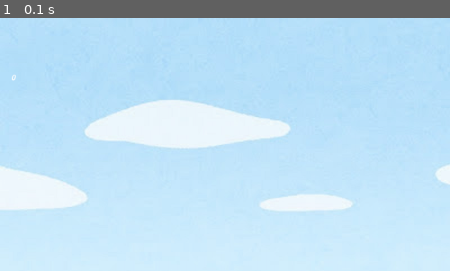
Above: before the commit, frame 1.
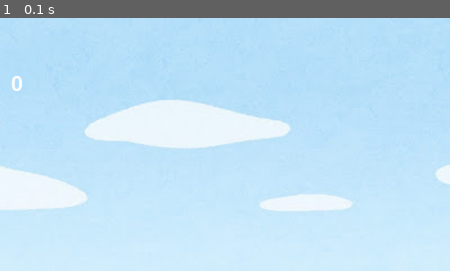
Above: after the commit, the same moment.

Repository: c0b2107909/ProjExD
Game: pygame game, started from ex05/fight_kokaton.py
The game is run twice, just before and just after one commit, with the same random seed, the same clock (stepped at 60 frames per second) and the same inputs.
Inputs:
- Up to frame 1 (0.1 s): no input
The pictures show only the part of the screen within x 0-50%, y 0-50%; the shares and areas given below are measured in that part.

The runs differ from the first frame. In frame 1, less than 0.1% of the frame differs, in the area x 2-5%, y 22-29%.

Commit message:
改行を追加 #14

Diff:
--- a/ex05/fight_kokaton.py
+++ b/ex05/fight_kokaton.py
@@ -1,6 +1,7 @@
 import pygame as pg
 import sys
 from random import randint
+
 
 class Screen:
     def __init__(self, title, wh, bgimg):
@@ -85,12 +86,11 @@
 class Score:
     def __init__(self):
         self.num = 0
-        self.font = pg.font.Font(None, 20)
-        self.font.set_italic(1)
-        self.font = self.font.render(str(self.num), True, "White")
+        self.font = pg.font.Font(None, 55)
+        self.text = self.font.render(f"{self.num}", True, (255,255,255))   # 描画する文字列の設定
 
     def update(self, scr:Screen):
-        scr.sfc.blit(self.font, (20, 100))
+        scr.sfc.blit(self.text, [20, 100])# 文字列の表示位置
 
     def plus(self):
         self.num += 1
@@ -121,9 +121,10 @@
 
     score = Score()
 
+    pg.display.update()
+
     clock = pg.time.Clock()
     while True:
-
         scr.blit()
 
         for event in pg.event.get():
@@ -145,7 +146,7 @@
 
             if shot.rct.colliderect(bkd.rct):
                 score.plus()
-                return
+                #return
 
         if kkt.rct.colliderect(bkd.rct): # こうかとんrctが爆弾rctと重なったら
             return
